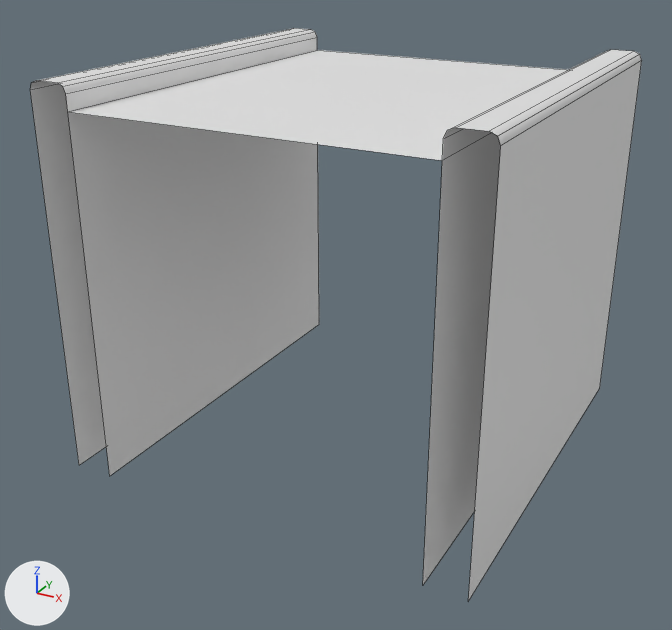
One commit to the FBX model Assets/000.Eeeeden/00-Fbxs/02-Factory/00-Rail/Rail-Straight.fbx: the scene before it, then after it.
Both versions are drawn from a 50 mm camera at (0.967, -1.881, 1.236) aimed at (-0.026, -0.076, 0.334). The axes (+X, +Y, +Z) are drawn at lower left. The lights are the same throughout. Mesh edges are drawn as thin lines. Where no turn or scale is listed for an object, it has been applied to the vertices. Vertices at the same position are counted once.

In view in the first picture: 'Rail-Straight'.
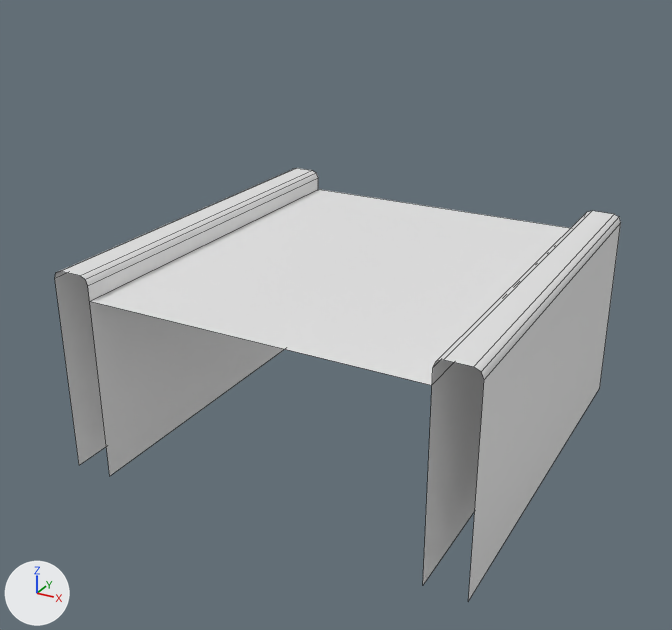
Location of each change, [x1, y1, x2, y2] in pixels of the pictures (672 x 630 px; the box of a moved part takes in the faces that stretch with it):
```json
{"object": "Rail-Straight", "change": "reshaped", "before": [30, 28, 642, 601], "after": [55, 168, 621, 601], "on screen": "8% narrower, 24% shorter"}
{"part": 1, "of": "me_rail_straight", "change": "moved or reshaped", "before": [69, 50, 567, 160], "after": [91, 189, 570, 385]}
{"part": 2, "of": "me_rail_straight", "change": "moved or reshaped", "before": [30, 28, 319, 476], "after": [55, 168, 318, 476]}
{"part": 3, "of": "me_rail_straight", "change": "moved or reshaped", "before": [423, 50, 642, 601], "after": [423, 211, 621, 601]}
```

Scene script edits in JSON lines:
```json
{"block": "me_rail_straight", "where": "me_rail_straight.from_pydata(...)  # 39 vertices, 15 faces; spans x -0.5..0.5, y -0.5..0.5, z 0.0..0.915"}
{"block": "me_rail_straight", "where": "# used by ob_rail_straight; location = (0.0, 0.0, 0.0)"}
{"block": "me_rail_straight", "change": "me_rail_straight part 1: the loose piece of 4 vertices spanning x -0.404..0.404, y -0.5..0.5, z 0.859 is moved by (0.0, 0.0, -0.41)"}
{"block": "me_rail_straight", "change": "me_rail_straight part 2: all 12 vertices in x -0.5..-0.404, y -0.5..0.5, z 0.895..0.915 are moved by (0.0, 0.0, -0.41)"}
{"block": "me_rail_straight", "change": "me_rail_straight part 3: all 12 vertices in x 0.404..0.5, y -0.5..0.5, z 0.895..0.915 are moved by (0.0, 0.0, -0.41)"}
```
